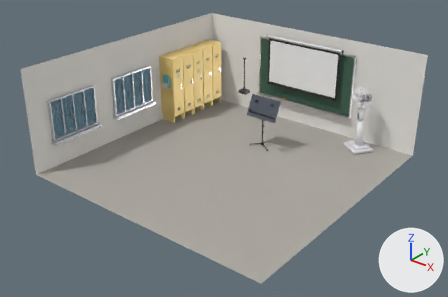
What one commit did to the glTF model ASSIGNMENT4/Model/Room.glb.
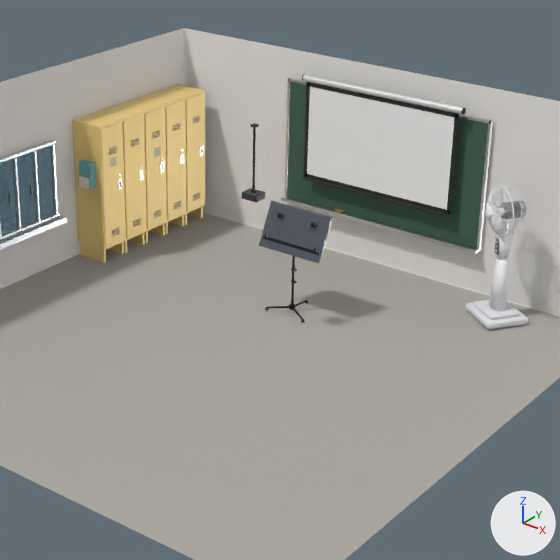
Each version is shown whole from a 50 mm lens placed at (12.7, -16.25, 10.66), pointed at (0.14, -0.55, 0.93), then close up on the part from 28% to 87% of the width and 0% to 88% of the height. The axes (+X, +Y, +Z) are drawn at lower right. The lights are the same throughout. The first two pictures are the older version. Where no turn or scale is listed for an object, it has been applied to the vertices.

Script lines for the objects in view, before the commit:
```python
ob_classroom_board_standard = bpy.data.objects.new('Classroom_Board_Standard', me_cube_006)
ob_classroom_board_standard.location = (0.0, 4.94, 2.14)
ob_screen_border_bottom = bpy.data.objects.new('Screen_Border_Bottom', me_screen_border_bottom)
ob_screen_border_bottom.location = (0.0, 4.744, 1.57)
ob_screen_border_left = bpy.data.objects.new('Screen_Border_Left', me_screen_border_left)
ob_screen_border_left.location = (-1.64, 4.744, 2.51)
ob_screen_border_right = bpy.data.objects.new('Screen_Border_Right', me_screen_border_right)
ob_screen_border_right.location = (1.64, 4.744, 2.51)
ob_screen_border_top = bpy.data.objects.new('Screen_Border_Top', me_screen_border_top)
ob_screen_border_top.location = (0.0, 4.744, 3.45)
ob_screen_surface = bpy.data.objects.new('Screen_Surface', me_screen_surface)
ob_screen_surface.location = (0.0, 4.745, 2.51)
ob_screen_weightbar = bpy.data.objects.new('Screen_WeightBar', me_screen_weightbar)
ob_screen_weightbar.location = (0.0, 4.73, 1.51)
# also in view: 'Screen_Housing' at (0.0, 4.76, 3.55); 'Column' at (3.07, 4.2, 0.74); 'room' at (0.0, 0.0, 2.0); 'Music Stand Sheet Plate' at (0.0, 2.17, 1.01); 'Grill' at (3.06, 4.21, 2.1)
```
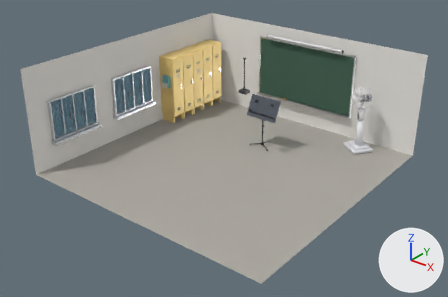
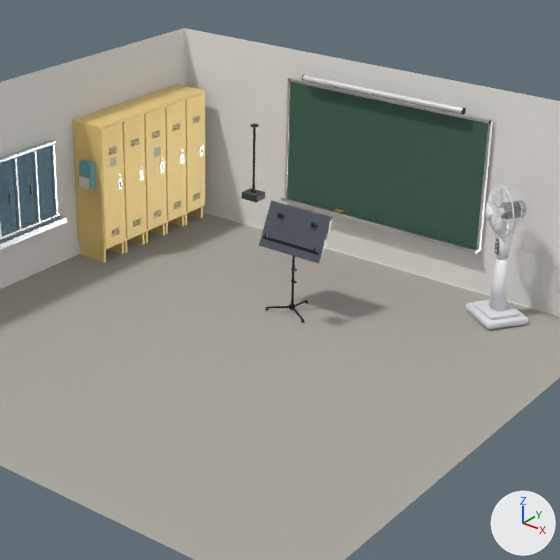
Changed parts and their boxes [x1, y1, x2, y2] in the close-ups (560 x 560 px):
'Screen_Surface', moved (not visible afterwards)
    before: [307, 87, 455, 210]
'Screen_Border_Top', moved (not visible afterwards)
    before: [306, 83, 459, 117]
'Screen_Border_Bottom', moved (not visible afterwards)
    before: [305, 173, 451, 214]
'Screen_WeightBar', moved
    before: [303, 177, 451, 217]
    after: [306, 81, 455, 113]
'Screen_Border_Right', moved (not visible afterwards)
    before: [447, 113, 459, 215]
'Screen_Border_Left', moved (not visible afterwards)
    before: [304, 82, 310, 177]

The change in detail:
Object 'Screen_Border_Bottom' (ob_screen_border_bottom) moves from (0.0, 4.744, 1.57) to (0.0, -0.016, -1.98).
Object 'Screen_Border_Left' (ob_screen_border_left) moves from (-1.64, 4.744, 2.51) to (-1.64, -0.016, -1.04).
Object 'Screen_Border_Right' (ob_screen_border_right) moves from (1.64, 4.744, 2.51) to (1.64, -0.016, -1.04).
In object 'Screen_Border_Top' (ob_screen_border_top), parent is now set to ob_screen_control.
Object 'Screen_Border_Top' (ob_screen_border_top) moves from (0.0, 4.744, 3.45) to (0.0, -0.016, -0.1).
In object 'Screen_Surface' (ob_screen_surface), parent is now set to ob_screen_control.
Object 'Screen_Surface' (ob_screen_surface) moves from (0.0, 4.745, 2.51) to (0.0, -0.015, -1.04).
Object 'Screen_WeightBar' (ob_screen_weightbar) moves from (0.0, 4.73, 1.51) to (0.0, -0.03, -2.04).
Object 'Screen_Control' (ob_screen_control) is new.
Its location is (0.0, 4.76, 3.55).
Its scale is (1.0, 1.0, 0.02).
